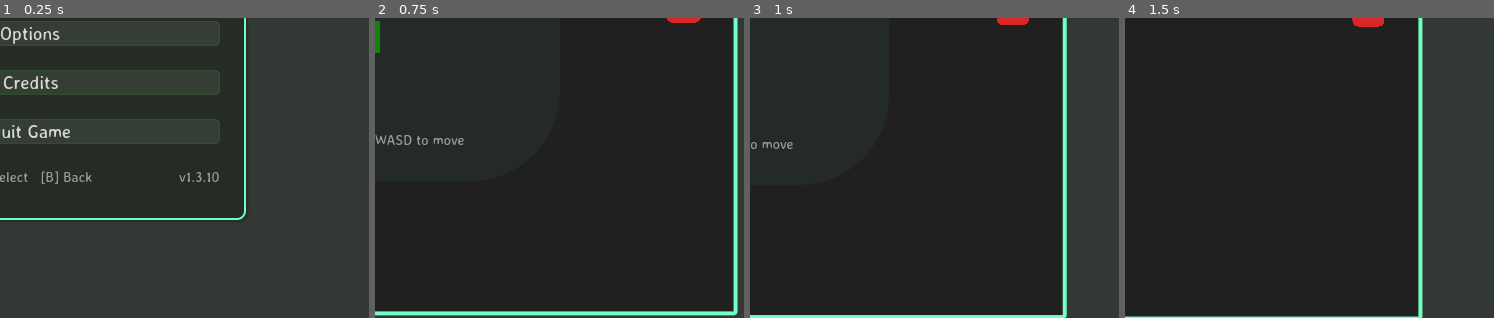
Above: before the commit, frames 1-4 (left to right).
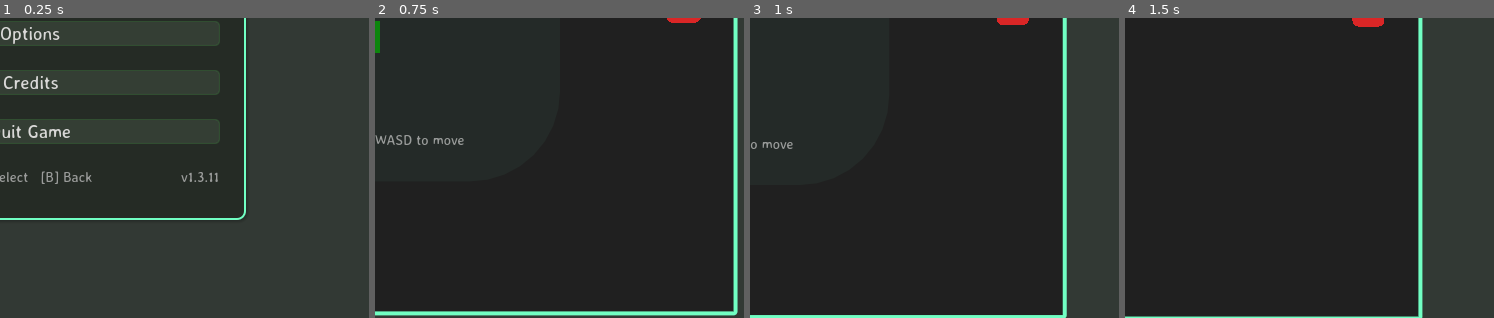
Above: after the commit, the same moments.

Repository: bluehexagons/snake2d
Game: Godot game, scene res://scenes/main/main.tscn
The game is run twice, just before and just after one commit, with the same random seed, the same clock (stepped at 60 frames per second) and the same inputs.
Inputs (mouse positions are % of the whole screen's width and height, from its top left):
- Up to frame 1 (0.25 s): no input
- Up to frame 2 (0.75 s): click "Start Game" at 0.5 s
- Up to frame 3 (1 s): no input
- Up to frame 4 (1.5 s): tap Enter at 1.25 s; move the mouse to (78, 45) at 1.27 s; hold Right (right) from 1.28 s (still down); click (78, 45) at 1.42 s
The pictures show only the part of the screen within x 50-100%, y 50-100%; the shares and areas given below are measured in that part.

The runs differ from the first frame. In frame 1, 0.2% of the frame differs, in the area x 48-60%, y 51-55%; in frame 2, nothing differs; in frame 3, nothing differs; in frame 4, nothing differs.

Commit message:
Bump patch version to 1.3.11

Diff:
--- a/project.godot
+++ b/project.godot
@@ -15,7 +15,7 @@
 [application]
 
 config/name="snake"
-config/version="1.3.10"
+config/version="1.3.11"
 run/main_scene="res://scenes/main/main.tscn"
 config/features=PackedStringArray("4.6", "Mobile")
 config/icon="res://icon.svg"
